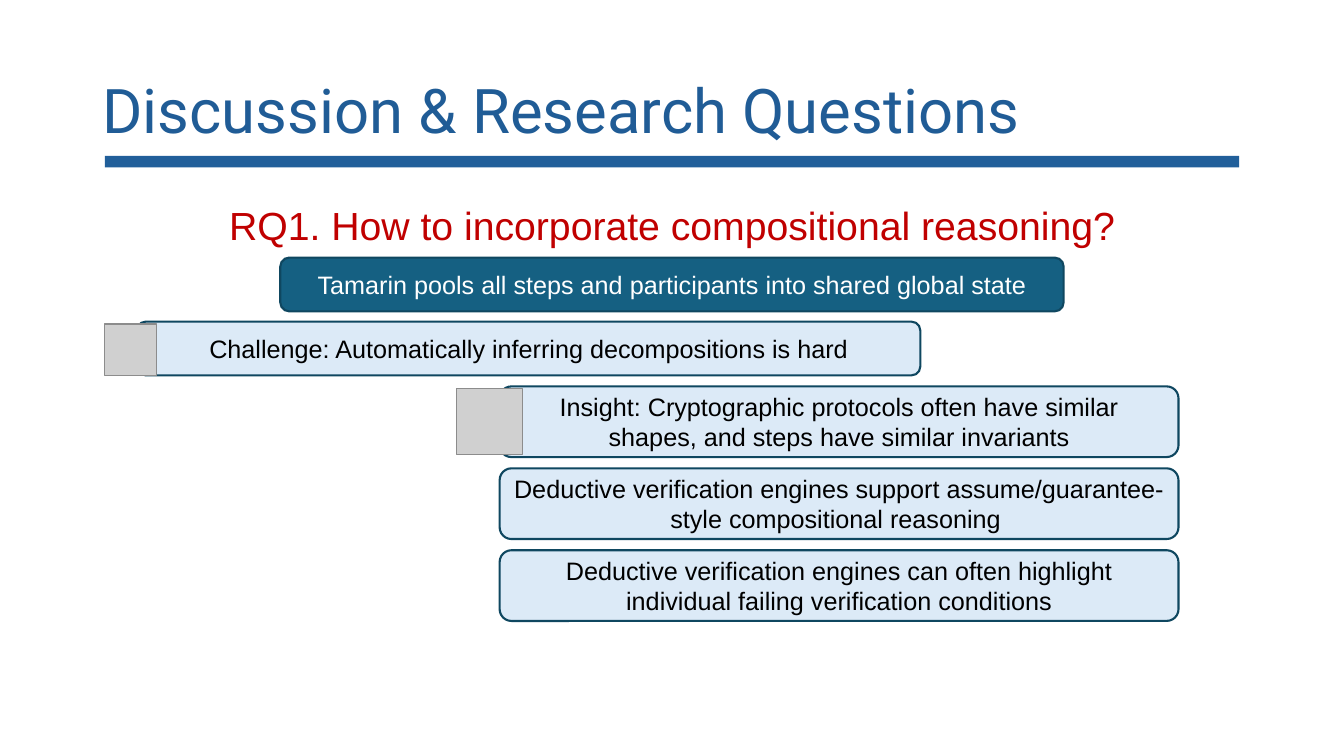
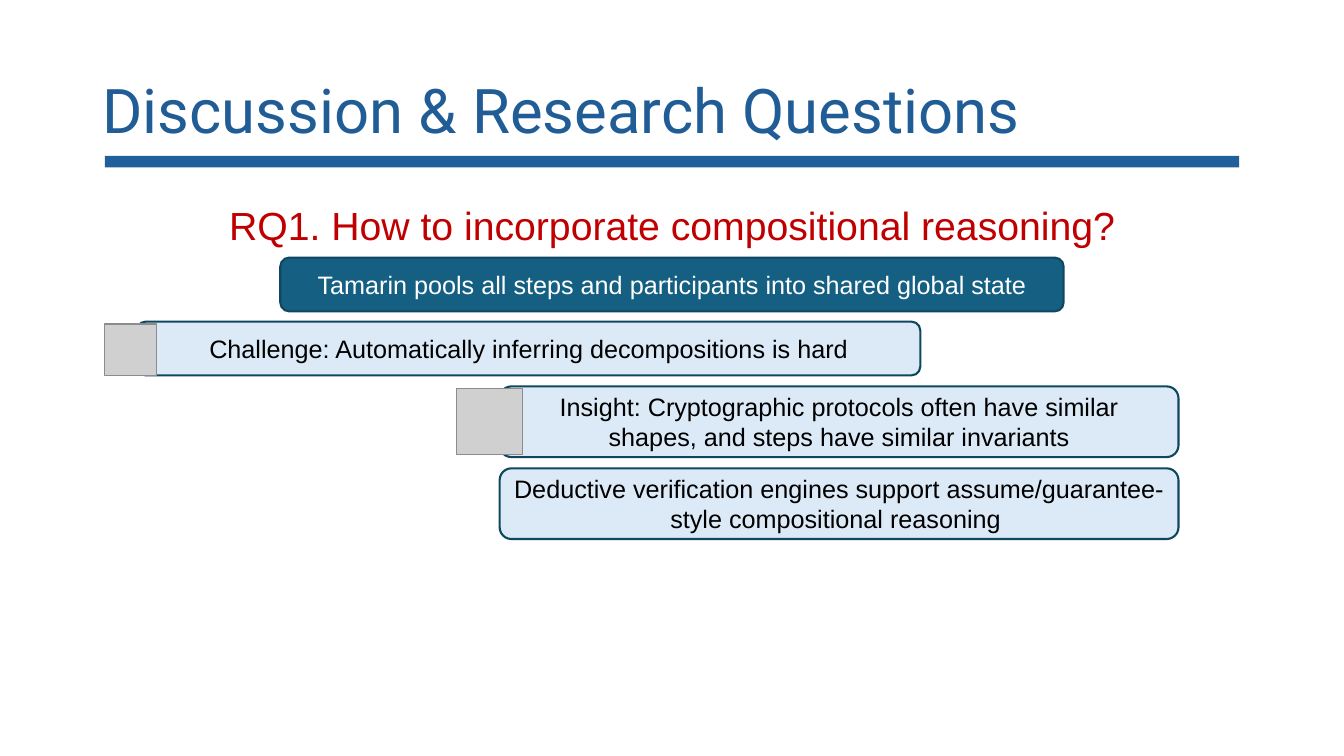
Before and after one commit to lorchrob/comp_slides, a slide deck: slide 95 of comp.pptx. Drawn at 1344x756 pixels with LibreOffice and Linux fonts; fonts in the diff are those of the drawing; grey boxes stand for pictures. Boxes give left, top, right and bottom in pixels: in the first picture for what was removed or moved away, otherwise in the second. Text is boxed around its words. In the diff, an @@ line names an element or a change of style, - is before the commit and + after.

```diff
--- a/comp.pptx
+++ b/comp.pptx
@@ rounded rectangle removed at (500,551,1179,621) @@
-Deductive verification engines can often highlight individual failing verification conditions
```
Also in this commit, not shown: 13 other slides changed.
